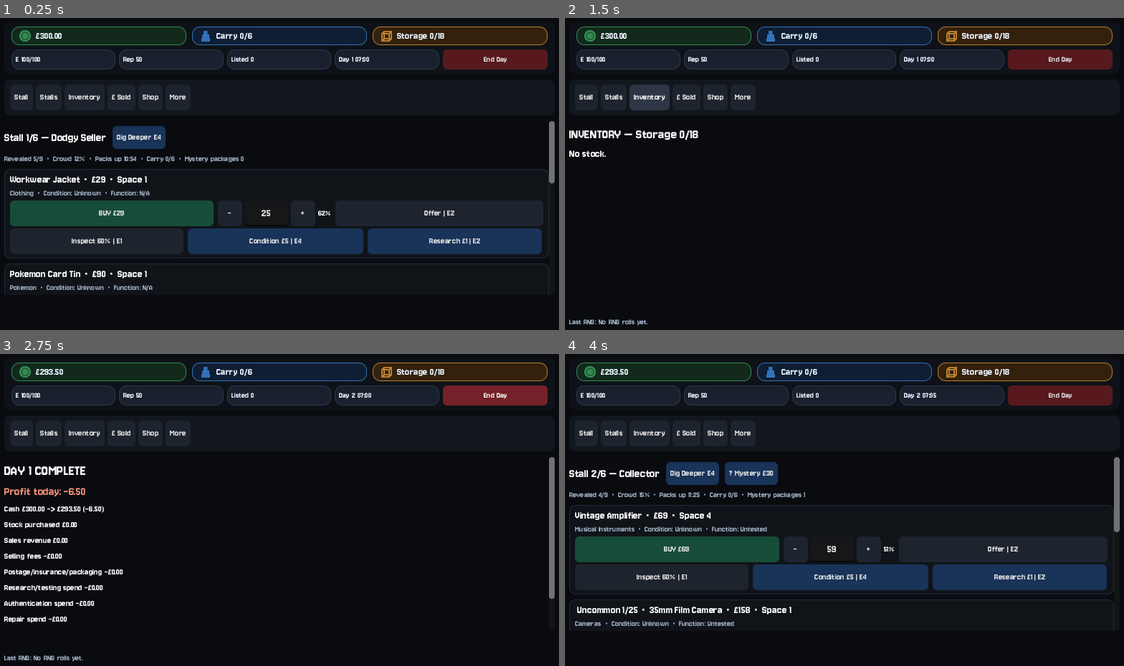
Above: before the commit, frames 1-4 (two rows, left to right).
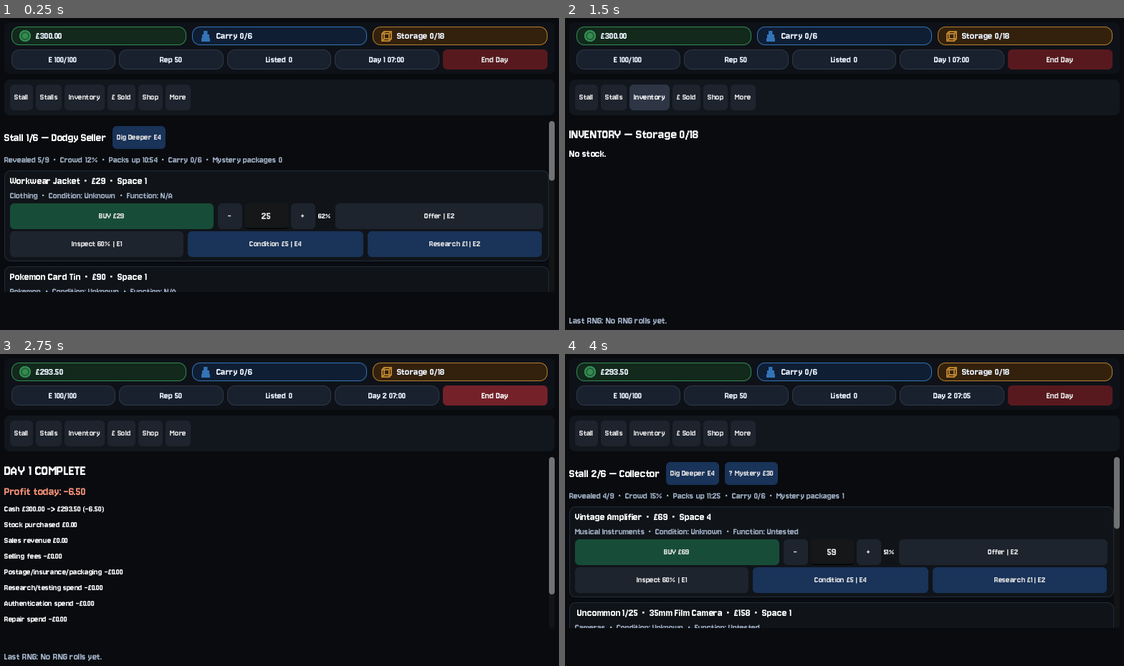
Above: after the commit, the same moments.

Repository: wmilburn1997-ai/car-boot-reseller
Game: Godot game, scene res://Main.tscn
Two runs of this game, one before a commit and one after it. Both use one fixed random seed, a clock stepped at 60 frames per second and the inputs below.
Inputs:
- Up to frame 1 (0.25 s): no input
- Up to frame 2 (1.5 s): click "Stall" at 0.5 s; click "Inventory" at 1.25 s
- Up to frame 3 (2.75 s): click "End Day" at 2 s
- Up to frame 4 (4 s): click "Stalls" at 2.75 s; click "Go | 5 min" at 3.5 s

The runs differ from the first frame. In frame 1, 6.5% of the frame differs, in the area x 0-100%, y 12-89%; in frame 2, 0.8%; in frame 3, 0.8%; in frame 4, 7.0%.

Commit message:
Improve mobile header layout

Diff:
--- a/main.gd
+++ b/main.gd
@@ -359,7 +359,7 @@
 	end_day_button.custom_minimum_size = Vector2(0, 28)
 	end_day_button.size_flags_horizontal = Control.SIZE_EXPAND_FILL
 	end_day_button.size_flags_stretch_ratio = 1.0
-	end_day_button.add_theme_font_size_override("font_size", 12)
+	end_day_button.add_theme_font_size_override("font_size", 14)
 	end_day_button.pressed.connect(end_day)
 	secondary_row.add_child(end_day_button)
 
@@ -422,7 +422,7 @@
 	footer_label = Label.new()
 	footer_label.autowrap_mode = TextServer.AUTOWRAP_WORD_SMART
 	footer_label.size_flags_horizontal = Control.SIZE_EXPAND_FILL
-	footer_label.add_theme_font_size_override("font_size", 12)
+	footer_label.add_theme_font_size_override("font_size", 15)
 	footer_label.add_theme_color_override("font_color", Color(0.62,0.68,0.76,1.0))
 	root_vbox.add_child(footer_label)
 	update_header()
@@ -505,13 +505,20 @@
 	parent.add_child(pill)
 	var row = HBoxContainer.new()
 	row.add_theme_constant_override("separation", 6)
+	if compact:
+		row.size_flags_horizontal = Control.SIZE_EXPAND_FILL
+		row.alignment = BoxContainer.ALIGNMENT_CENTER
 	pill.add_child(row)
 	if key == "cash" or key == "carry" or key == "storage":
 		var icon_color = border
 		row.add_child(make_icon(key, icon_color))
 	var lbl = Label.new()
 	lbl.tooltip_text = tooltip
-	lbl.add_theme_font_size_override("font_size", 12 if compact else 15)
+	lbl.add_theme_font_size_override("font_size", 14 if compact else 15)
+	if compact:
+		lbl.size_flags_horizontal = Control.SIZE_EXPAND_FILL
+		lbl.horizontal_alignment = HORIZONTAL_ALIGNMENT_CENTER
+		lbl.vertical_alignment = VERTICAL_ALIGNMENT_CENTER
 	lbl.add_theme_color_override("font_color", Color(0.92,0.95,1.0,1.0))
 	row.add_child(lbl)
 	stat_labels[key] = lbl
@@ -981,7 +988,7 @@
 	var info = Label.new()
 	info.autowrap_mode = TextServer.AUTOWRAP_WORD_SMART
 	info.size_flags_horizontal = Control.SIZE_EXPAND_FILL
-	info.add_theme_font_size_override("font_size", 12)
+	info.add_theme_font_size_override("font_size", 14)
 	info.add_theme_color_override("font_color", Color(0.62,0.68,0.76,1.0))
 	info.text = "Revealed %d/%d  •  Crowd %d%%  •  Packs up %s  •  Carry %d/%d  •  Mystery packages %d" % [stall["revealed"], stall["stock"].size(), int(float(stall["crowd"]) * 100.0), minute_to_clock(stall["packing_minute"]), carry_used, bag_upgrades[bag_level]["capacity"], mystery_packages_left]
 	body.add_child(info)
@@ -1016,7 +1023,7 @@
 		var state_line = Label.new()
 		state_line.autowrap_mode = TextServer.AUTOWRAP_WORD_SMART
 		state_line.size_flags_horizontal = Control.SIZE_EXPAND_FILL
-		state_line.add_theme_font_size_override("font_size", 12)
+		state_line.add_theme_font_size_override("font_size", 14)
 		state_line.add_theme_color_override("font_color", Color(0.62,0.68,0.76,1.0))
 		state_line.text = "%s  •  Condition: %s  •  Function: %s" % [item["category"], condition_text, function_text_value]
 		card.add_child(state_line)
@@ -1025,7 +1032,7 @@
 			var defect_line = Label.new()
 			defect_line.autowrap_mode = TextServer.AUTOWRAP_WORD_SMART
 			defect_line.size_flags_horizontal = Control.SIZE_EXPAND_FILL
-			defect_line.add_theme_font_size_override("font_size", 12)
+			defect_line.add_theme_font_size_override("font_size", 14)
 			if item["fault"]:
 				defect_line.text = "[!] Hidden flaw found: %s" % item["fault_severity"]
 				defect_line.add_theme_color_override("font_color", Color(0.92,0.55,0.45,1.0))
@@ -1038,7 +1045,7 @@
 			var look_result = Label.new()
 			look_result.autowrap_mode = TextServer.AUTOWRAP_WORD_SMART
 			look_result.size_flags_horizontal = Control.SIZE_EXPAND_FILL
-			look_result.add_theme_font_size_override("font_size", 12)
+			look_result.add_theme_font_size_override("font_size", 14)
 			look_result.text = item["quick_look_note"]
 			look_result.add_theme_color_override("font_color", Color(0.95,0.84,0.62,1.0))
 			card.add_child(look_result)
@@ -1049,7 +1056,7 @@
 			research_result.fit_content = true
 			research_result.scroll_active = false
 			research_result.size_flags_horizontal = Control.SIZE_EXPAND_FILL
-			research_result.add_theme_font_size_override("normal_font_size", 13)
+			research_result.add_theme_font_size_override("normal_font_size", 15)
 			research_result.add_theme_color_override("default_color", Color(0.72,0.88,1.0,1.0))
 			research_result.text = "Researched Prices: %s  •  [color=#e8c15a]Rare-variant gamble: ~%.0f%%[/color]" % [item["basic_comps"], float(item["locked_gamble_hint"]) * 100.0]
 			card.add_child(research_result)
@@ -1709,7 +1716,7 @@
 		var badge_line = Label.new()
 		badge_line.autowrap_mode = TextServer.AUTOWRAP_WORD_SMART
 		badge_line.size_flags_horizontal = Control.SIZE_EXPAND_FILL
-		badge_line.add_theme_font_size_override("font_size", 12)
+		badge_line.add_theme_font_size_override("font_size", 14)
 		badge_line.add_theme_color_override("font_color", Color(0.62,0.68,0.76,1.0))
 		badge_line.text = "%s  •  Space %d  •  Trend %+.0f%%" % [item["category"], size_units(item), (float(current_trends.get(item["category"], 1.0)) - 1.0) * 100.0]
 		card.add_child(badge_line)
@@ -1722,14 +1729,14 @@
 		var status_line = Label.new()
 		status_line.autowrap_mode = TextServer.AUTOWRAP_WORD_SMART
 		status_line.size_flags_horizontal = Control.SIZE_EXPAND_FILL
-		status_line.add_theme_font_size_override("font_size", 13)
+		status_line.add_theme_font_size_override("font_size", 15)
 		status_line.text = "Condition: %s  •  Function: %s  •  %s" % [inv_condition_text, function_status(item), item["auth_status"]]
 		card.add_child(status_line)
 
 		var details = Label.new()
 		details.autowrap_mode = TextServer.AUTOWRAP_WORD_SMART
 		details.size_flags_horizontal = Control.SIZE_EXPAND_FILL
-		details.add_theme_font_size_override("font_size", 13)
+		details.add_theme_font_size_override("font_size", 15)
 		details.text = "Est. value £%d–£%d  •  Buyer Interest: %s  •  %s" % [potential[0], potential[1], buyer_interest_label(item, preview_price), listed_text]
 		card.add_child(details)
 
@@ -1737,7 +1744,7 @@
 			var condition_note_line = Label.new()
 			condition_note_line.autowrap_mode = TextServer.AUTOWRAP_WORD_SMART
 			condition_note_line.size_flags_horizontal = Control.SIZE_EXPAND_FILL
-			condition_note_line.add_theme_font_size_override("font_size", 13)
+			condition_note_line.add_theme_font_size_override("font_size", 15)
 			condition_note_line.add_theme_color_override("font_color", Color(0.72,0.88,1.0,1.0))
 			condition_note_line.text = item["condition_price_note"]
 			card.add_child(condition_note_line)
@@ -1746,7 +1753,7 @@
 			var inv_defect_line = Label.new()
 			inv_defect_line.autowrap_mode = TextServer.AUTOWRAP_WORD_SMART
 			inv_defect_line.size_flags_horizontal = Control.SIZE_EXPAND_FILL
-			inv_defect_line.add_theme_font_size_override("font_size", 12)
+			inv_defect_line.add_theme_font_size_override("font_size", 14)
 			if item["fault"]:
 				inv_defect_line.text = "[!] Hidden flaw found: %s" % item["fault_severity"]
 				inv_defect_line.add_theme_color_override("font_color", Color(0.92,0.55,0.45,1.0))
@@ -1759,7 +1766,7 @@
 			var comps = Label.new()
 			comps.autowrap_mode = TextServer.AUTOWRAP_WORD_SMART
 			comps.size_flags_horizontal = Control.SIZE_EXPAND_FILL
-			comps.add_theme_font_size_override("font_size", 13)
+			comps.add_theme_font_size_override("font_size", 15)
 			comps.add_theme_color_override("font_color", Color(0.72,0.88,1.0,1.0))
 			comps.text = "Researched Prices: %s" % item["basic_comps"]
 			card.add_child(comps)
@@ -1767,7 +1774,7 @@
 			var note = Label.new()
 			note.autowrap_mode = TextServer.AUTOWRAP_WORD_SMART
 			note.size_flags_horizontal = Control.SIZE_EXPAND_FILL
-			note.add_theme_font_size_override("font_size", 13)
+			note.add_theme_font_size_override("font_size", 15)
 			note.add_theme_color_override("font_color", Color(0.72,0.88,1.0,1.0))
 			note.text = item["research_note"]
 			card.add_child(note)
@@ -1919,7 +1926,7 @@
 		breakdown_live.fit_content = true
 		breakdown_live.scroll_active = false
 		breakdown_live.size_flags_horizontal = Control.SIZE_EXPAND_FILL
-		breakdown_live.add_theme_font_size_override("normal_font_size", 13)
+		breakdown_live.add_theme_font_size_override("normal_font_size", 15)
 		breakdown_live.add_theme_color_override("default_color", Color(0.72,0.78,0.85,1.0))
 		breakdown_live.text = format_sale_breakdown(item, float(item["listing"])) + "\n" + format_sale_estimate(item, float(item["listing"]))
 		card.add_child(breakdown_live)
@@ -1943,7 +1950,7 @@
 	breakdown.fit_content = true
 	breakdown.scroll_active = false
 	breakdown.size_flags_horizontal = Control.SIZE_EXPAND_FILL
-	breakdown.add_theme_font_size_override("normal_font_size", 13)
+	breakdown.add_theme_font_size_override("normal_font_size", 15)
 	breakdown.add_theme_color_override("default_color", Color(0.72,0.78,0.85,1.0))
 	breakdown.text = format_sale_breakdown(item, initial_value) + "\n" + format_sale_estimate(item, initial_value)
 
@@ -2797,6 +2804,10 @@
 	show_shop()
 
 var patch_notes = [
+	{"version": "Latest — 08/09/2026 22:34", "notes": [
+		"Improved mobile readability: increased smaller gameplay, research, condition, sale-breakdown and RNG text sizes",
+		"Energy, Rep, Listed and Day are now larger and centred in the second HUD row; End Day text increased to match",
+	]},
 	{"version": "Latest — 08/09/2026 21:56", "notes": [
 		"Header spacing polished for mobile: Cash, Carry and Storage now fill the entire first row evenly; Energy, Rep, Listed, Day and End Day fill the entire second row evenly",
 	]},
Binary file changed: docs/index.icon.png
Not shown, changed: docs/index.html
Not shown, changed: docs/index.pck
